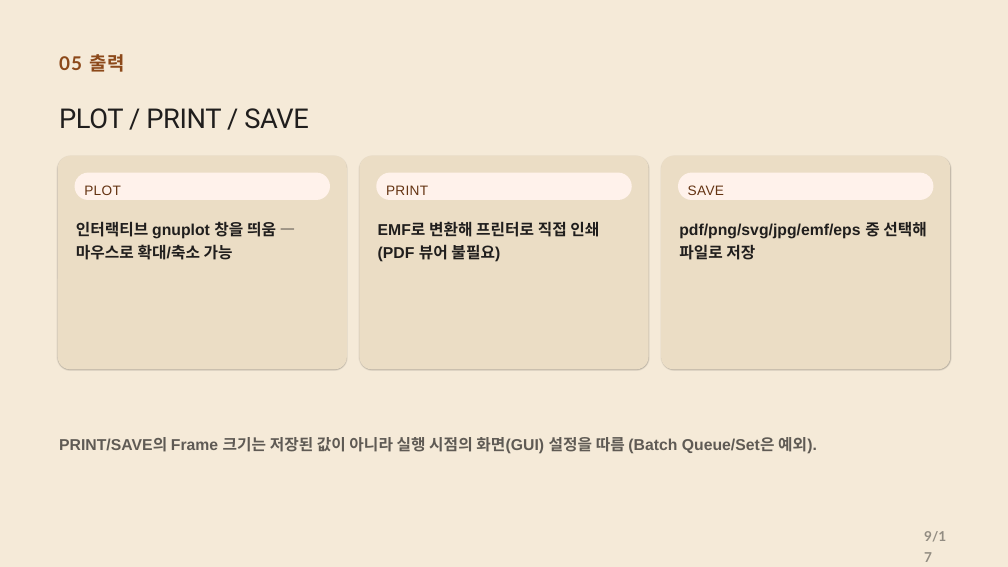
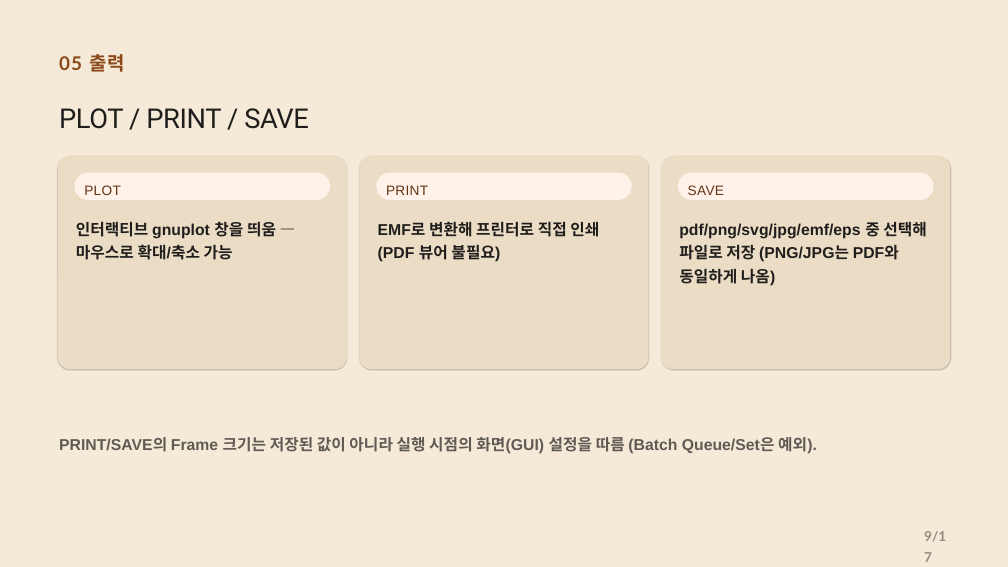
Before and after one commit to CWKIM113/CathPlot_Pub, a slide deck: slide 9 of CathPlot_Deck.pptx. Drawn at 1008x567 pixels with LibreOffice and Linux fonts; fonts in the diff are those of the drawing. Boxes give left, top, right and bottom in pixels: in the first picture for what was removed or moved away, otherwise in the second. Text is boxed around its words. In the diff, an @@ line names an element or a change of style, - is before the commit and + after.

Commit message:
PNG/JPG를 PDF 래스터화 방식으로 전환, Print/Save 폰트 2배(EMF 1.5배) 확대, 3D 팝업 문서 보강
- PNG/JPG 저장을 gnuplot pngcairo/jpeg 터미널 대신 PDF를 PyMuPDF로
  래스터화해서 생성 (create_script/create_multiplot_script 공통)
  - 포맷별 텍스트 렌더링 엔진 차이로 인한 폰트/legend 불일치 근본 해결
  - PNG=PDF 완전 동일(실측 확인), JPG의 dash 미지원 한계도 자동 해결
  - 기존(72dpi 렌더 + Pillow 4배 확대) 대비 속도도 더 빠름(약 2배, 실측)
  - PyMuPDF 없는 환경 대비 실패 시 기존 gnuplot 터미널 방식으로 fallback
- PRINT_FONT_SCALE 0.80 → 1.60(정확히 2배) - PDF 그림이 캔버스 대비
  폰트/legend가 너무 작다는 피드백. legend box는 font_pt에 비례해 자동으로
  같이 커짐
- EMF는 별도로 0.75배 추가 적용(최종 1.5배) - 원래도 PDF보다 크게 그려지던
  포맷이라 2배는 과함
- EMF legend box_chars 1.5 → 0.75 (box 테두리<->title 간격 절반)
- EMF ylabel offset 4 → 8 (Y1 title이 tic 숫자와 겹치던 문제 수정,
  0/3/6/8/10 직접 렌더링 비교로 확인), y2label offset은 별도로 3 유지
  (Y1과 공유하면 Y2가 과도하게 떨어져 보였음)
- 3D Plot 팝업 사용설명서 보강: Style/Marker 크기/Marker 모양이 전역이
  아니라 curve/surface 각 줄마다 따로 고르는 드롭다운임을 명시
- PPT: Save 슬라이드에 PNG/JPG가 PDF와 동일하게 나온다는 설명 추가

```diff
--- a/CathPlot_Deck.pptx
+++ b/CathPlot_Deck.pptx
@@ text at <box>679,221,927,286</box>: text changed @@
-pdf/png/svg/jpg/emf/eps 중 선택해 파일로 저장
+pdf/png/svg/jpg/emf/eps 중 선택해 파일로 저장 (PNG/JPG는 PDF와 동일하게 나옴)
```
Also in this commit, not shown: 6 other slides changed, 2 other files.
